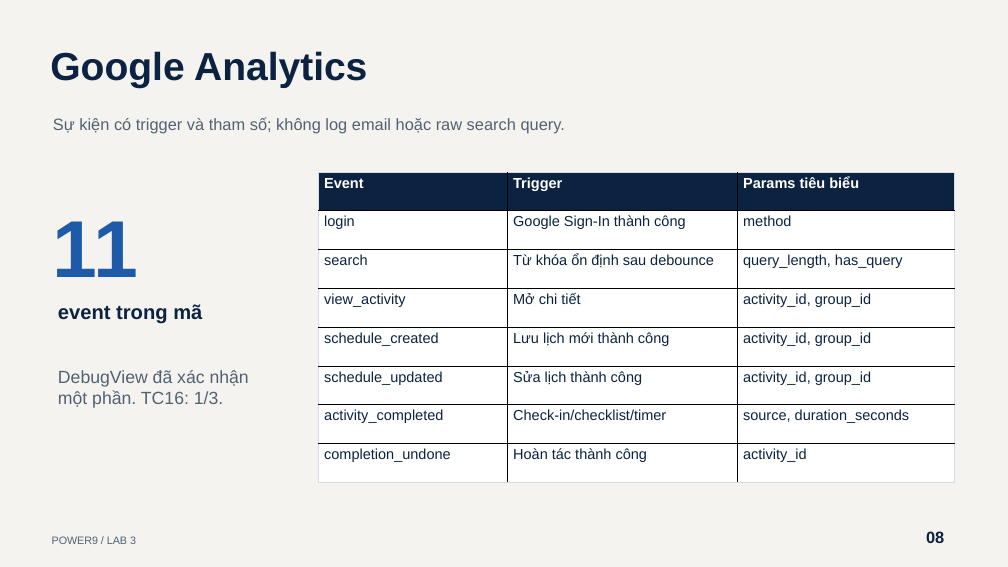
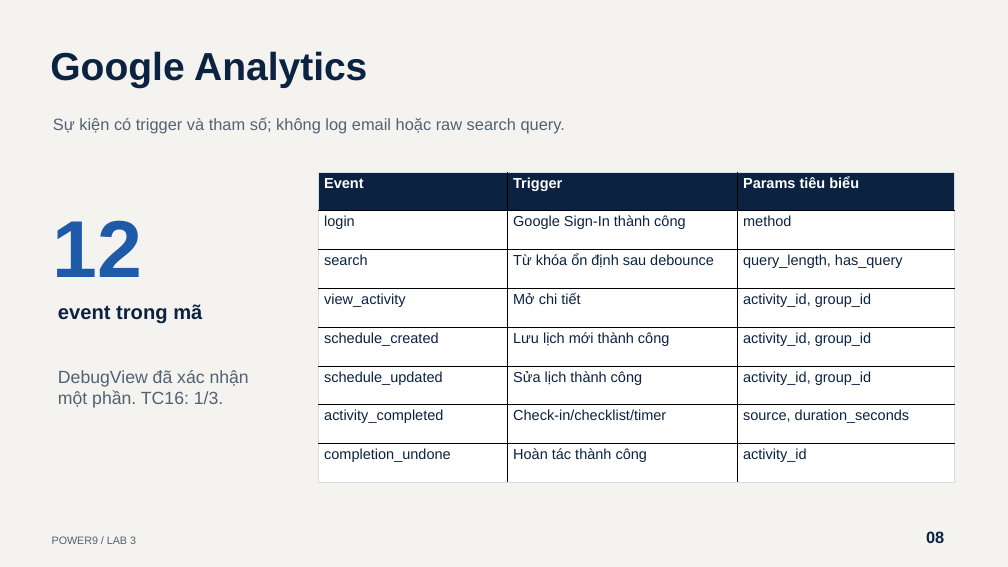
Before and after one commit to PhamQuangDuc1/PRM.POWER9, a slide deck: slide 8 of output/lab3/Power9_Lab3_Designer.pptx. Drawn at 1008x567 pixels with LibreOffice and Linux fonts; fonts in the diff are those of the drawing. Boxes give left, top, right and bottom in pixels: in the first picture for what was removed or moved away, otherwise in the second. Text is boxed around its words. In the diff, an @@ line names an element or a change of style, - is before the commit and + after.

```diff
--- a/output/lab3/Power9_Lab3_Designer.pptx
+++ b/output/lab3/Power9_Lab3_Designer.pptx
@@ text at <box>53,220,143,277</box>: text changed @@
-11
+12
```
Also in this commit, not shown: 2 other slides changed, 45 other files.
